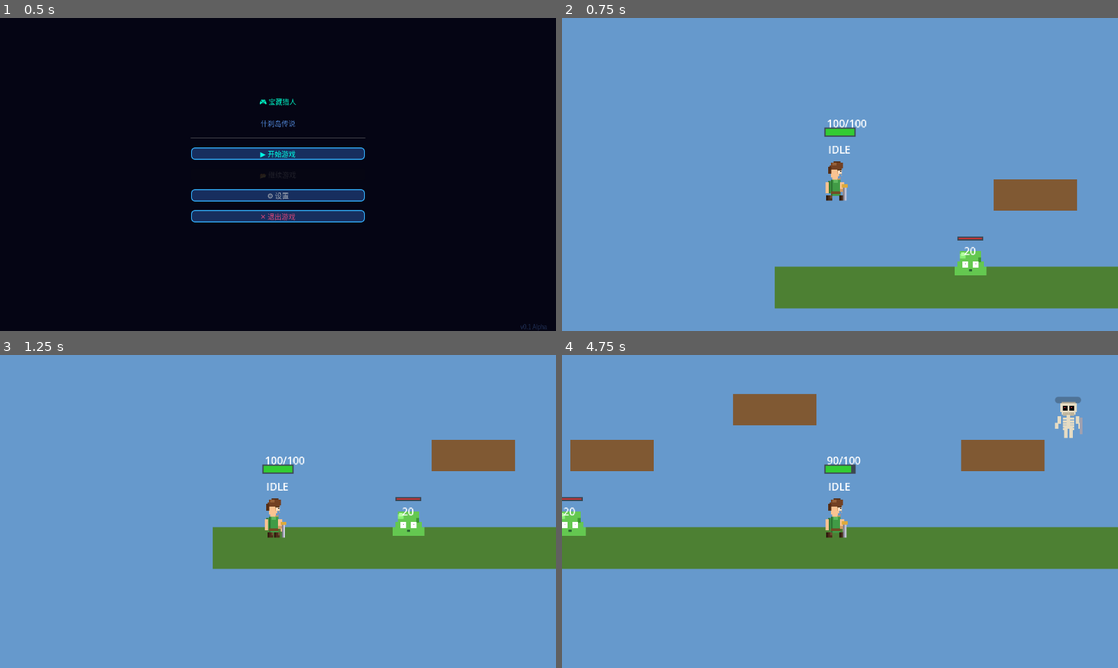
Above: before the commit, frames 1-4 (two rows, left to right).
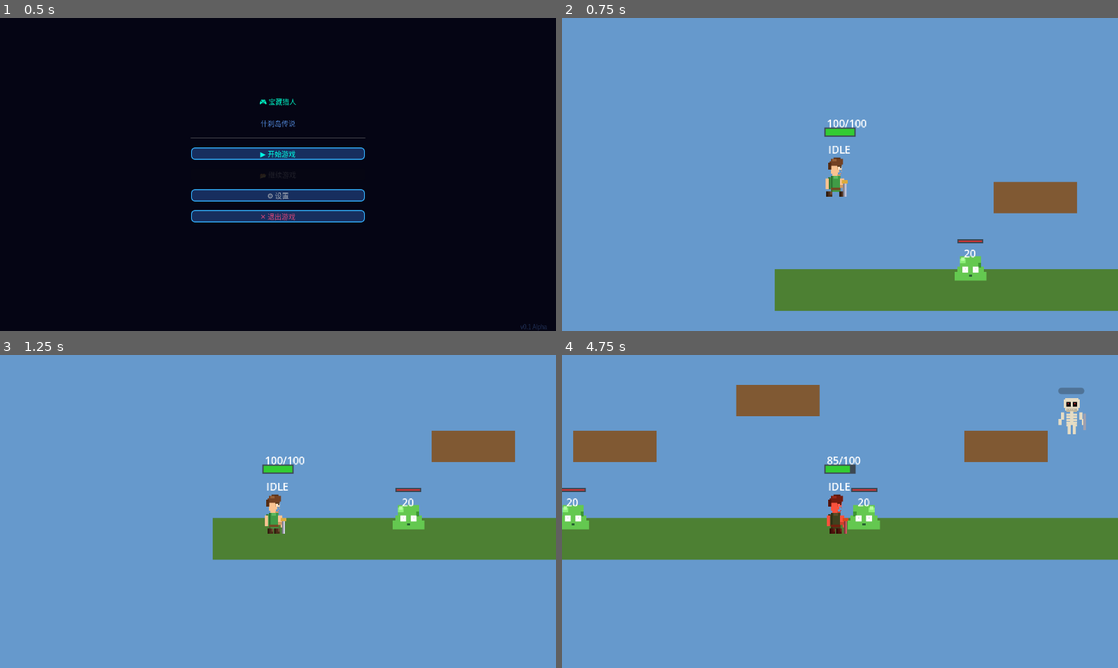
Above: after the commit, the same moments.

Repository: wenzy-tech/godot-adventure
Game: Godot game, scene res://Levels/TitleScreen.tscn
The game is run twice, just before and just after one commit, with the same random seed, the same clock (stepped at 60 frames per second) and the same inputs.
Inputs:
- Up to frame 1 (0.5 s): no input
- Up to frame 2 (0.75 s): click "▶ 开始游戏" at 0.5 s
- Up to frame 3 (1.25 s): no input
- Up to frame 4 (4.75 s): tap Enter at 1.25 s; hold D 1.28-2.78 s; tap J at 1.35, 2.85, 4.35 s; tap W at 1.52, 2.27, 3.77, 4.52 s; tap Shift at 2.1, 3.6 s; hold A 2.78-3.53 s; hold D from 3.53 s (still down)

Frame 1 is identical in both runs. In frame 2, 2.0% of the frame differs, in the area x 38-100%, y 44-94%; in frame 3, 5.2%; in frame 4, 11%, in the area x 0-100%, y 9-69%.

Commit message:
Fix jump height and collision scaling
Jump physics:
- jump_force: -500 -> -750 (50% higher jump)
- gravity: 1200 -> 1000 (slightly floatier)
- max_fall_speed: 800 -> 600

Collision fix (to match 0.25 sprite scale):
- Player body collision: 16x32 -> 8x16
- Player attack hitbox: position/size scaled 50%
- All enemy collisions: sizes and positions scaled 50%
- All sprite/hitbox node positions scaled 50%

This fixes: platforms too high to reach, enemies floating above ground

Diff:
--- a/Enemies/Archer.tscn
+++ b/Enemies/Archer.tscn
@@ -4,7 +4,7 @@
 [ext_resource path="res://Enemies/ArcherSprite.png" type="Texture2D" id=2]
 
 [sub_resource type="RectangleShape2D" id="CollisionShape2D_archer"]
-size = Vector2(14, 24)
+size = Vector2(7.0, 12.0)
 
 [sub_resource type="Animation" id="Animation_idle"]
 length = 0.6
@@ -63,7 +63,7 @@
 shape = SubResource("CollisionShape2D_archer")
 
 [node name="Sprite2D" type="Sprite2D" parent="."]
-position = Vector2(0, -16)
+position = Vector2(0.0, -8.0)
 texture = ExtResource(2)
 hframes = 4
 scale = Vector2(0.25, 0.25)
--- a/Enemies/Arrow.tscn
+++ b/Enemies/Arrow.tscn
@@ -3,7 +3,7 @@
 [ext_resource path="res://Enemies/Arrow.gd" type="Script" id=1]
 
 [sub_resource type="RectangleShape2D" id="CollisionShape2D_arrow"]
-size = Vector2(8, 2)
+size = Vector2(4.0, 1.0)
 
 [node name="Arrow" type="CharacterBody2D"]
 collision_layer = 8
--- a/Enemies/BaseEnemy.tscn
+++ b/Enemies/BaseEnemy.tscn
@@ -3,7 +3,7 @@
 [ext_resource path="res://Enemies/BaseEnemy.gd" type="Script" id=1]
 
 [sub_resource type="RectangleShape2D" id="CollisionShape2D_enemy"]
-size = Vector2(16, 24)
+size = Vector2(8.0, 12.0)
 
 [node name="BaseEnemy" type="CharacterBody2D"]
 collision_layer = 4
--- a/Enemies/BossWatcher.tscn
+++ b/Enemies/BossWatcher.tscn
@@ -4,7 +4,7 @@
 [ext_resource path="res://Enemies/BossWatcherSprite.png" type="Texture2D" id=2]
 
 [sub_resource type="RectangleShape2D" id="CollisionShape2D_boss"]
-size = Vector2(48, 64)
+size = Vector2(24.0, 32.0)
 
 [sub_resource type="Animation" id="Animation_idle"]
 length = 0.8
@@ -63,7 +63,7 @@
 shape = SubResource("CollisionShape2D_boss")
 
 [node name="Sprite2D" type="Sprite2D" parent="."]
-position = Vector2(0, -32)
+position = Vector2(0.0, -16.0)
 texture = ExtResource(2)
 hframes = 4
 scale = Vector2(0.25, 0.25)
--- a/Enemies/Crab.tscn
+++ b/Enemies/Crab.tscn
@@ -4,7 +4,7 @@
 [ext_resource path="res://Enemies/CrabSprite.png" type="Texture2D" id=2]
 
 [sub_resource type="RectangleShape2D" id="CollisionShape2D_crab"]
-size = Vector2(24, 20)
+size = Vector2(12.0, 10.0)
 
 [sub_resource type="Animation" id="Animation_idle"]
 length = 0.6
@@ -47,7 +47,7 @@
 shape = SubResource("CollisionShape2D_crab")
 
 [node name="Sprite2D" type="Sprite2D" parent="."]
-position = Vector2(0, -8)
+position = Vector2(0.0, -4.0)
 texture = ExtResource(2)
 hframes = 4
 scale = Vector2(0.25, 0.25)
--- a/Enemies/Skeleton.tscn
+++ b/Enemies/Skeleton.tscn
@@ -4,7 +4,7 @@
 [ext_resource path="res://Enemies/SkeletonSprite.png" type="Texture2D" id=2]
 
 [sub_resource type="RectangleShape2D" id="CollisionShape2D_skeleton"]
-size = Vector2(16, 24)
+size = Vector2(8.0, 12.0)
 
 [sub_resource type="Animation" id="Animation_idle"]
 length = 0.6
@@ -63,7 +63,7 @@
 shape = SubResource("CollisionShape2D_skeleton")
 
 [node name="Sprite2D" type="Sprite2D" parent="."]
-position = Vector2(0, -16)
+position = Vector2(0.0, -8.0)
 texture = ExtResource(2)
 hframes = 4
 scale = Vector2(0.25, 0.25)
--- a/Enemies/Slime.tscn
+++ b/Enemies/Slime.tscn
@@ -4,7 +4,7 @@
 [ext_resource path="res://Enemies/SlimeSprite.png" type="Texture2D" id=2]
 
 [sub_resource type="RectangleShape2D" id="CollisionShape2D_slime"]
-size = Vector2(16, 16)
+size = Vector2(8.0, 8.0)
 
 [sub_resource type="Animation" id="Animation_idle"]
 length = 0.8
@@ -51,7 +51,7 @@
 shape = SubResource("CollisionShape2D_slime")
 
 [node name="Sprite2D" type="Sprite2D" parent="."]
-position = Vector2(0, -8)
+position = Vector2(0.0, -4.0)
 texture = ExtResource(2)
 hframes = 4
 scale = Vector2(0.25, 0.25)
--- a/Player/Player.gd
+++ b/Player/Player.gd
@@ -7,9 +7,9 @@
 
 # 移动参数
 @export var move_speed: float = 300.0
-@export var jump_force: float = -500.0
-@export var gravity: float = 1200.0
-@export var max_fall_speed: float = 800.0
+@export var jump_force: float = -750.0
+@export var gravity: float = 1000.0
+@export var max_fall_speed: float = 600.0
 
 # 攻击参数
 @export var normal_attack_damage: int = 15
--- a/Player/Player.tscn
+++ b/Player/Player.tscn
@@ -4,11 +4,11 @@
 [ext_resource path="res://Player/PlayerSprite.png" type="Texture2D" id=2]
 
 [sub_resource type="RectangleShape2D" id="CollisionShape2D_player"]
-size = Vector2(16, 32)
+size = Vector2(8, 16)
 
 [sub_resource type="RectangleShape2D" id="CollisionShape2D_attack"]
-position = Vector2(28, 0)
-size = Vector2(30, 25)
+position = Vector2(14, 0)
+size = Vector2(15, 12.5)
 
 [sub_resource type="Animation" id="Animation_idle"]
 length = 0.6
@@ -119,11 +119,11 @@
 script = ExtResource(1)
 
 [node name="CollisionShape2D" type="CollisionShape2D" parent="."]
-position = Vector2(0, 8)
+position = Vector2(0, 2)
 shape = SubResource("CollisionShape2D_player")
 
 [node name="Sprite2D" type="Sprite2D" parent="."]
-position = Vector2(0, 8)
+position = Vector2(0, 2)
 texture = ExtResource(2)
 hframes = 4
 scale = Vector2(0.25, 0.25)
@@ -134,12 +134,12 @@
 }
 
 [node name="AttackHitbox" type="Area2D" parent="."]
-position = Vector2(0, 8)
+position = Vector2(0, 2)
 collision_layer = 0
 collision_mask = 4
 
 [node name="CollisionShape2D" type="CollisionShape2D" parent="AttackHitbox"]
-position = Vector2(56, 0)
+position = Vector2(14, 0)
 shape = SubResource("CollisionShape2D_attack")
 
 [node name="HealthBarBG" type="ColorRect" parent="."]
